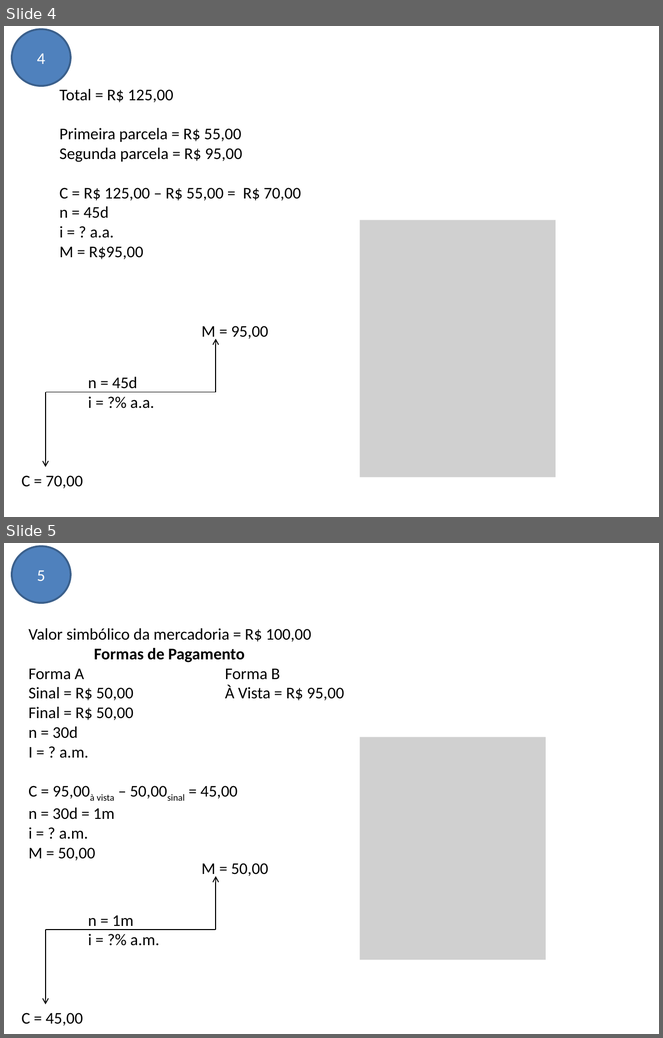
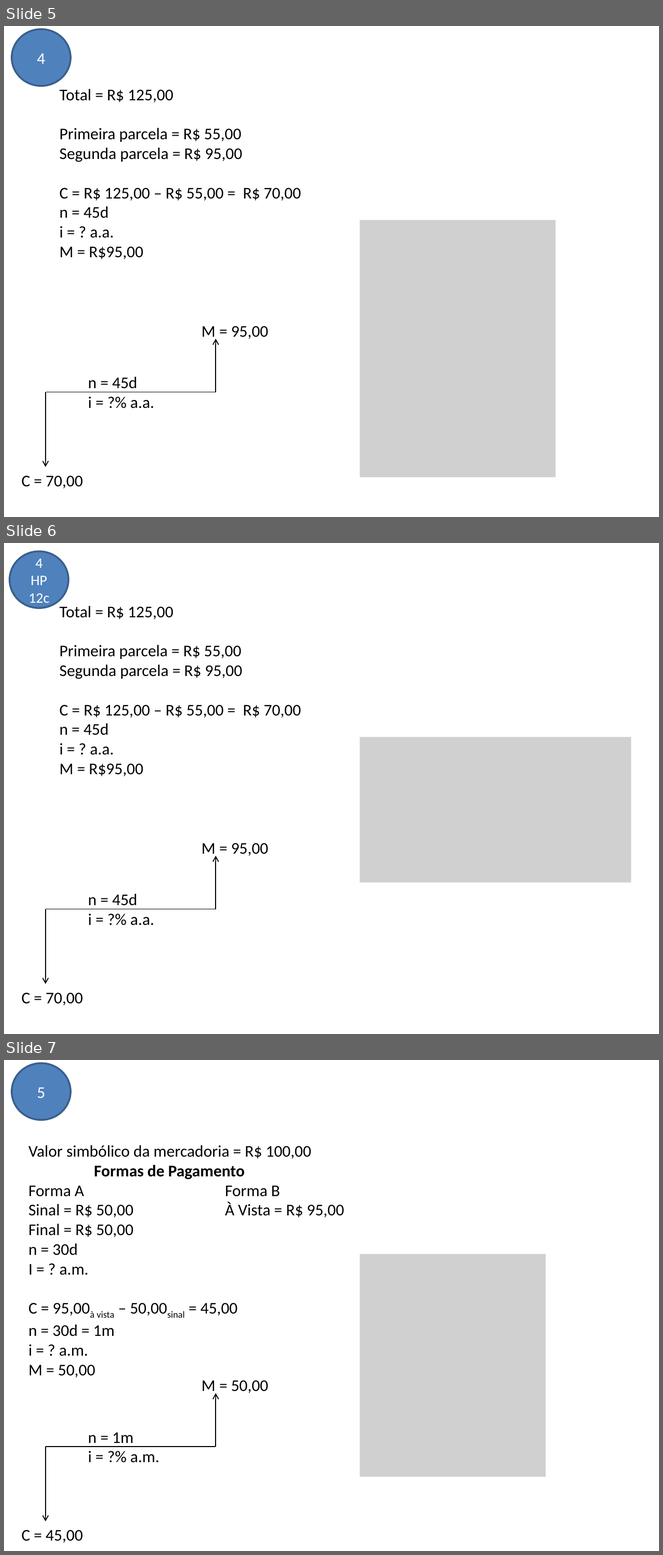
Before and after one commit to avelinoferreiragf/avelino, a slide deck: Gestao Estrategica TI/06 - Análise de Viabilidade de Projetos/Exercícios.pptx. Shown one above the other, each under a label of ours: slides 4 and 5 before the commit, slides 5, 6 and 7 after it. The pictures are 663x1038 and 663x1555 pixels, drawn with LibreOffice and Linux fonts; fonts in the diff are those of the drawing; grey boxes stand for pictures. Boxes give left, top, right and bottom in pixels: in the first picture for what was removed or moved away, otherwise in the second. Text is boxed around its words. In the diff, an @@ line names an element or a change of style, - is before the commit and + after.

```diff
--- a/Gestao Estrategica TI/06 - Análise de Viabilidade de Projetos/Exercícios.pptx
+++ b/Gestao Estrategica TI/06 - Análise de Viabilidade de Projetos/Exercícios.pptx
@@ slide 6 added at [4,543,659,1034], background #FFFFFF @@
@@ ellipse added at [10,551,69,609], fill #4F81BD, outline #3A5F8C 2 pt, 16 pt, text #FFFFFF @@
+4
+HP
+12c
@@ text added at [60,606,301,776], 18 pt, text #000000 @@
+Total = R$ 125,00
+Primeira parcela = R$ 55,00
+Segunda parcela = R$ 95,00
+C = R$ 125,00 – R$ 55,00 = R$ 70,00
+n = 45d
+i = ? a.a.
+M = R$95,00
@@ picture added at [360,737,631,883] @@
@@ group added at [22,843,269,1006]: 3 texts, 2 arrows, 1 line @@
+C = 70,00
+n = 45d
+i = ?% a.a.
+M = 95,00
@@ what was slide 4 is now slide 5 @@
@@ what was slide 5 is now slide 7 @@
```
Also in this commit, not shown: 2 slides changed, 7 other slides added.
